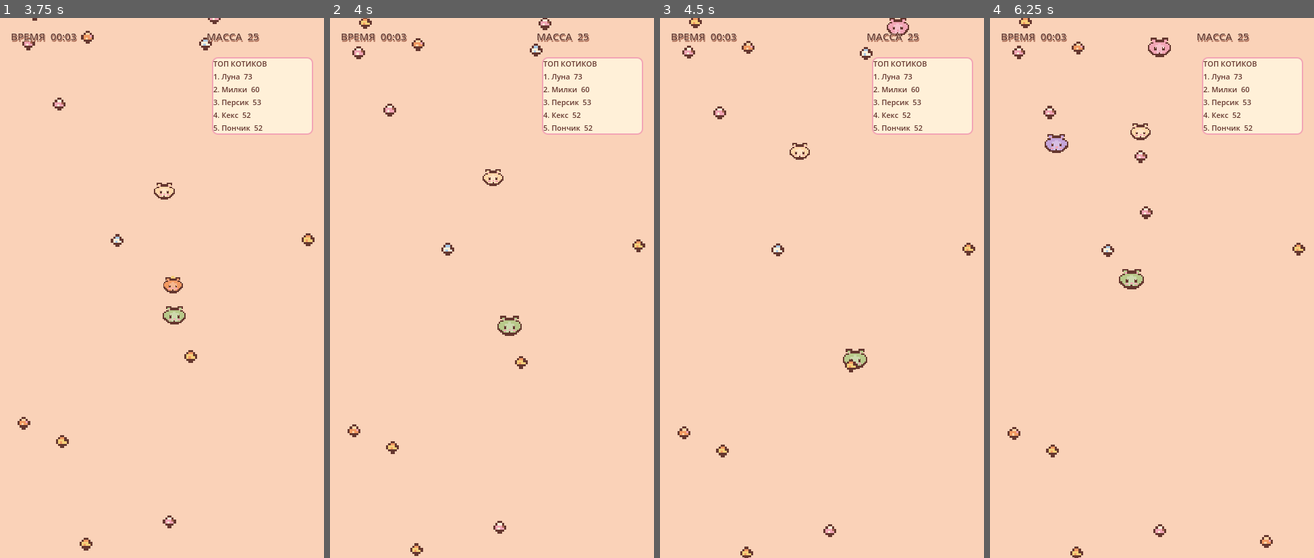
Above: before the commit, frames 1-4 (left to right).
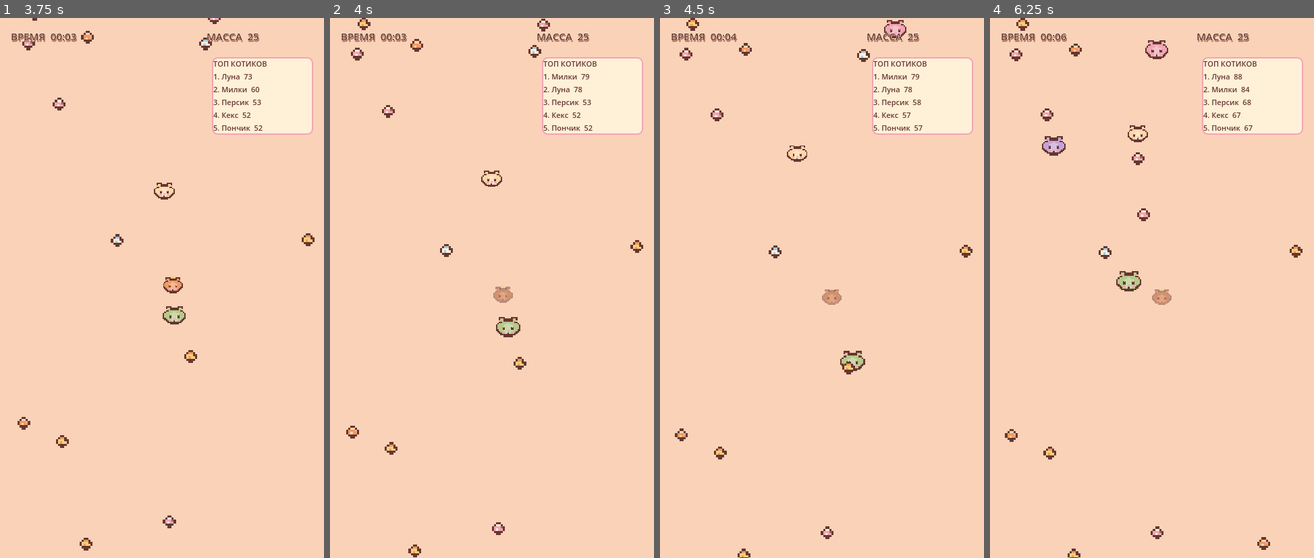
Above: after the commit, the same moments.

Repository: ArinaPig/Meown
Game: Godot game, scene res://scenes/minigames/catio/CatIO.tscn
Two runs of this game, one before a commit and one after it. Both use one fixed random seed, a clock stepped at 60 frames per second and the inputs below. The project has no main scene, so this scene is started directly.
Inputs (mouse positions are in pixels of both pictures, inside the frame that each line leads up to):
- Up to frame 1 (3.75 s): move the mouse to (233, 261) at 0.52 s; click (233, 261) at 0.67 s; drag from (97, 315) to (184, 277) at 1.27 s; move the mouse to (194, 169) at 2.02 s; click (194, 169) at 2.17 s; drag from (145, 396) to (145, 217) at 2.77 s; move the mouse to (259, 369) at 3.52 s; click (259, 369) at 3.67 s
- Up to frame 2 (4 s): no input
- Up to frame 3 (4.5 s): drag from (724, 207) to (747, 552) at 4.27 s
- Up to frame 4 (6.25 s): move the mouse to (1168, 288) at 5.02 s; click (1168, 288) at 5.17 s; drag from (1103, 153) to (1158, 531) at 5.77 s

Frame 1 is identical in both runs. In frame 2, 1.2% of the frame differs, in the area x 5-98%, y 0-100%; in frame 3, 1.5%; in frame 4, 1.8%, in the area x 4-98%, y 0-100%.
Error before the commit: Invalid access to property or key 'global_position' on a base object of type 'previously freed'. (res://scenes/minigames/catio/CatIO.gd:41)

Commit message:
Prevent player cat from being freed when eaten

Diff:
--- a/scenes/minigames/catio/Cat.gd
+++ b/scenes/minigames/catio/Cat.gd
@@ -150,6 +150,8 @@
 	queue_redraw()
 
 func _on_area_entered(area: Area2D) -> void:
+	if not is_instance_valid(area) or area.is_queued_for_deletion():
+		return
 	if is_eaten:
 		return
 	if area.is_in_group("food"):
@@ -162,6 +164,12 @@
 		grow(value)
 	elif area.is_in_group("cats") and area != self:
 		if mass >= float(area.get("mass")) * 1.2 and not bool(area.get("is_eaten")):
+			var eaten_mass: float = float(area.get("mass"))
 			area.set("is_eaten", true)
-			grow(float(area.get("mass")) * 0.75)
-			area.queue_free()
+			grow(eaten_mass * 0.75)
+			if bool(area.get("is_player")):
+				# Keep the player node alive so the HUD/camera never access a freed object.
+				area.set("can_move", false)
+				area.modulate = Color(1.0, 1.0, 1.0, 0.45)
+			else:
+				area.queue_free()
